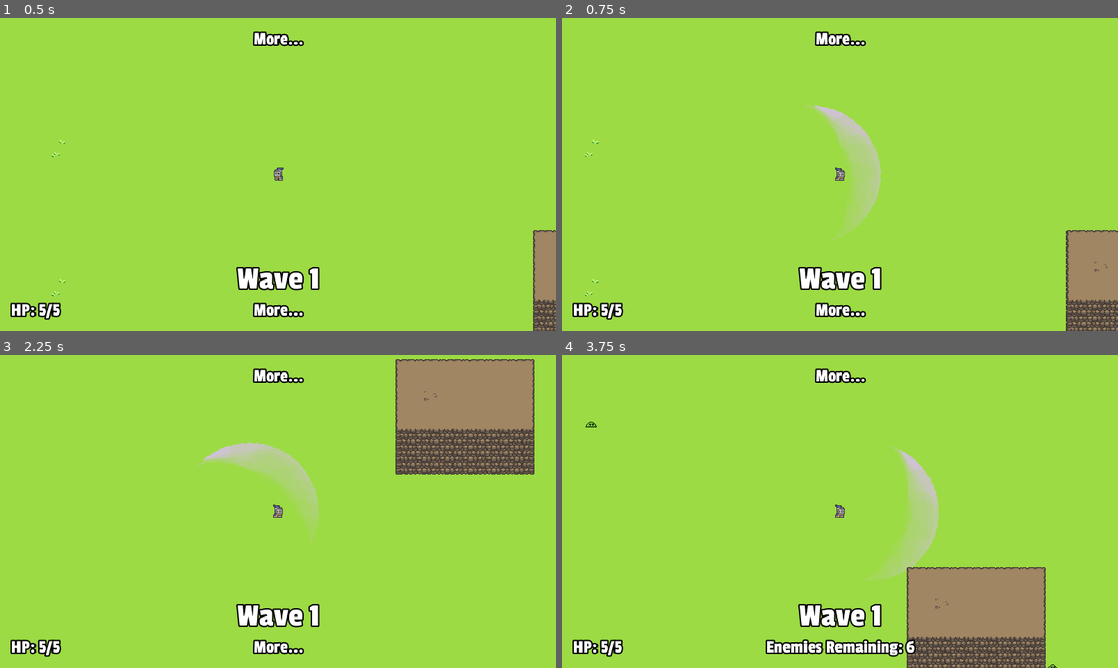
Above: before the commit, frames 1-4 (two rows, left to right).
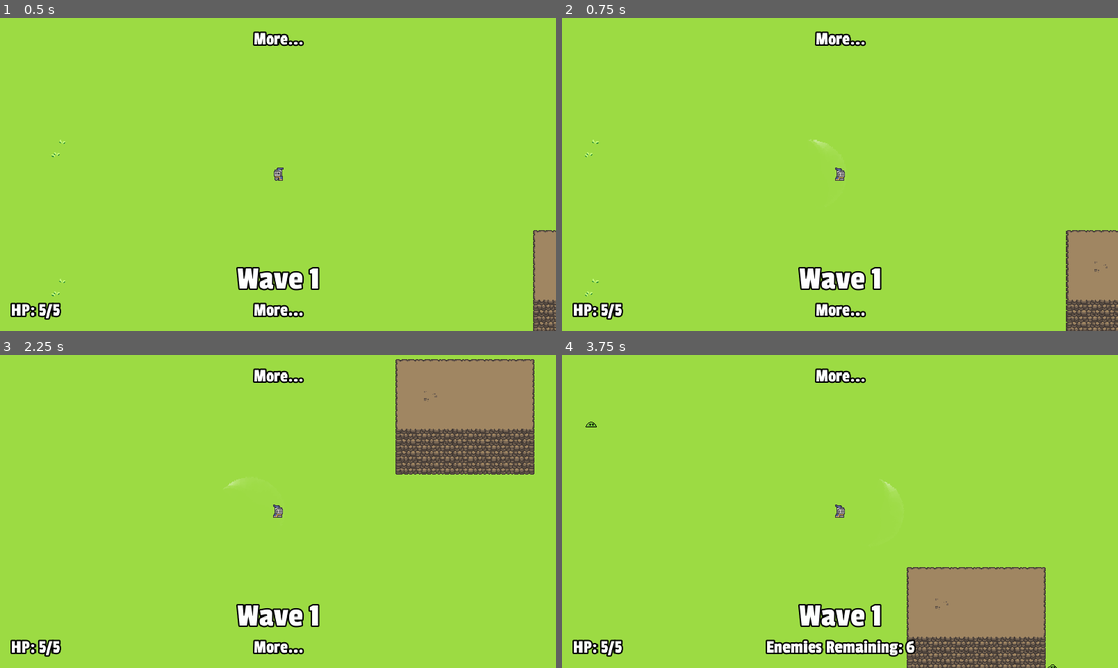
Above: after the commit, the same moments.

Repository: stuson/go-godot-4-game-jam
Game: Godot game, scene res://stages/Level.tscn
The game is run twice, just before and just after one commit, with the same random seed, the same clock (stepped at 60 frames per second) and the same inputs.
Inputs (mouse positions are in pixels of both pictures, inside the frame that each line leads up to):
- Up to frame 1 (0.5 s): no input
- Up to frame 2 (0.75 s): tap Enter at 0.5 s; move the mouse to (962, 158) at 0.52 s; press the mouse at (962, 158) at 0.53 s; hold D (move_right) from 0.53 s (still down)
- Up to frame 3 (2.25 s): move the mouse to (166, 527) at 1.27 s; release D (move_right) at 1.28 s; release the mouse at (166, 527) at 1.28 s; hold S (move_down) 1.28-2.03 s; tap Space (roll) at 1.35 s; move the mouse to (333, 442) at 2.02 s; press the mouse at (333, 442) at 2.03 s; hold D (move_right) from 2.03 s (still down)
- Up to frame 4 (3.75 s): move the mouse to (812, 574) at 2.77 s; release D (move_right) at 2.78 s; release the mouse at (812, 574) at 2.78 s; hold W (move_up) 2.78-3.53 s; tap Space (roll) at 2.85 s; move the mouse to (1006, 558) at 3.52 s; press the mouse at (1006, 558) at 3.53 s; hold A (move_left) from 3.53 s (still down)

Frame 1 is identical in both runs. In frame 2, 1.9% of the frame differs, in the area x 43-58%, y 27-69%; in frame 3, 1.9%; in frame 4, 1.9%, in the area x 57-68%, y 29-72%.

Commit message:
Swing tweaks

Diff:
--- a/characters/player/weapons/sword/Swing.gd
+++ b/characters/player/weapons/sword/Swing.gd
@@ -4,26 +4,28 @@
 onready var fade_out = $FadeOut
 onready var swing_area = $SwingArea
 onready var sfx_player = $SfxPlayer
+onready var animation_player = $FadeOut
 
 export(Array, AudioStream) var swoosh_sfx
 
 var damage
 var knockback_multiplier
 var is_crit
+var hit_objects = []
 
 func _ready() -> void:
-    life_timer.start()
     sfx_player.pitch_scale = rand_range(0.9, 1.1)
     sfx_player.stream = swoosh_sfx[randi() % swoosh_sfx.size()]
     sfx_player.play()
-
-func _on_LifeTimer_timeout() -> void:
-    swing_area.monitoring = false
     fade_out.play("Fade Out")
 
 func _on_SwingArea_body_entered(body: Node) -> void:
     if body.has_node("Stats"):
-        body.take_hit(damage, (body.global_position - global_position).normalized(), knockback_multiplier, is_crit)
+        var id = body.get_instance_id()
+
+        if not id in hit_objects:
+            body.take_hit(damage, (body.global_position - global_position).normalized(), knockback_multiplier, is_crit)
+            hit_objects.append(id)
 
 func _on_FadeOut_animation_finished(anim_name):
     queue_free()
--- a/characters/player/weapons/sword/Swing.tscn
+++ b/characters/player/weapons/sword/Swing.tscn
@@ -11,7 +11,7 @@
 
 [sub_resource type="Animation" id=1]
 resource_name = "Fade Out"
-length = 0.3125
+length = 0.5
 step = 0.0625
 tracks/0/type = "value"
 tracks/0/path = NodePath(".:frame")
@@ -22,8 +22,8 @@
 tracks/0/keys = {
 "times": PoolRealArray( 0, 0.25 ),
 "transitions": PoolRealArray( 1, 1 ),
-"update": 1,
-"values": [ 1, 4 ]
+"update": 0,
+"values": [ 0, 4 ]
 }
 
 [sub_resource type="AudioStreamSample" id=2]
@@ -40,19 +40,16 @@
 collision_mask = 4
 
 [node name="SwingCollision" type="CollisionPolygon2D" parent="SwingArea"]
-polygon = PoolVector2Array( 0, -64, 25.5, -59.13, 45.25, -45.25, 59.13, -25.5, 64, 0, 59.13, 25.5, 45.25, 45.25, 25.5, 59.13, 0, 64, 0, 0 )
+polygon = PoolVector2Array( 0, -32, 12.24, -29.567, 22.618, -22.636, 29.557, -12.264, 32, 0, 29.576, 12.216, 22.654, 22.6, 12.287, 29.547, 0, 32, 0, 0 )
 
 [node name="SwordSwing" type="Sprite" parent="."]
 show_behind_parent = true
 position = Vector2( 32, 0 )
 texture = ExtResource( 2 )
 centered = false
-offset = Vector2( -32, -64 )
+offset = Vector2( -32, -32 )
 hframes = 5
 frame = 1
-
-[node name="LifeTimer" type="Timer" parent="."]
-wait_time = 0.05
 
 [node name="FadeOut" type="AnimationPlayer" parent="."]
 root_node = NodePath("../SwordSwing")
@@ -63,5 +60,4 @@
 volume_db = -7.0
 
 [connection signal="body_entered" from="SwingArea" to="." method="_on_SwingArea_body_entered"]
-[connection signal="timeout" from="LifeTimer" to="." method="_on_LifeTimer_timeout"]
 [connection signal="animation_finished" from="FadeOut" to="." method="_on_FadeOut_animation_finished"]
Binary file changed: assets/sword_swing.aseprite
Binary file changed: assets/sword_swing.png
